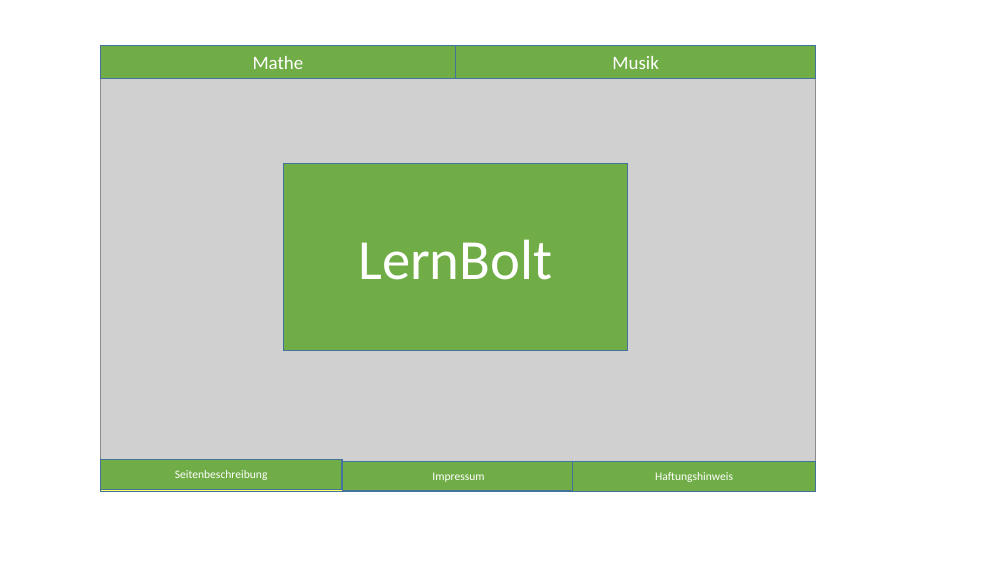
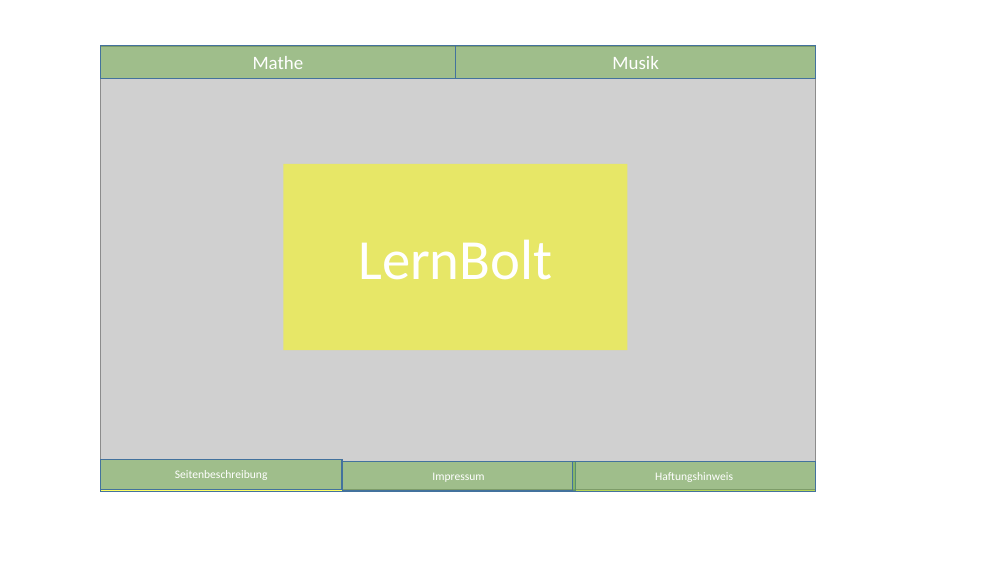
Before and after one commit to SAnnaS4/Projekt_lernbolt, a slide deck: slide 3 of Design_ideen.pptx. Drawn at 1008x567 pixels with LibreOffice and Linux fonts; fonts in the diff are those of the drawing; grey boxes stand for pictures. Boxes give left, top, right and bottom in pixels: in the first picture for what was removed or moved away, otherwise in the second. Text is boxed around its words. In the diff, an @@ line names an element or a change of style, - is before the commit and + after.

```diff
--- a/Design_ideen.pptx
+++ b/Design_ideen.pptx
@@ fill #70AD47 to #70AD47 at 50% opacity in 5 elements at (101, 459, 343, 489), (342, 461, 575, 491), (572, 461, 816, 492), (101, 45, 456, 79), (455, 45, 816, 79) @@
@@ rectangle "LernBolt" at (284, 164, 628, 350): fill #70AD47 to #FFFF00 at 50% opacity; outline #43739E 1 pt to none @@
```
Also in this commit, not shown: 1 other file.
